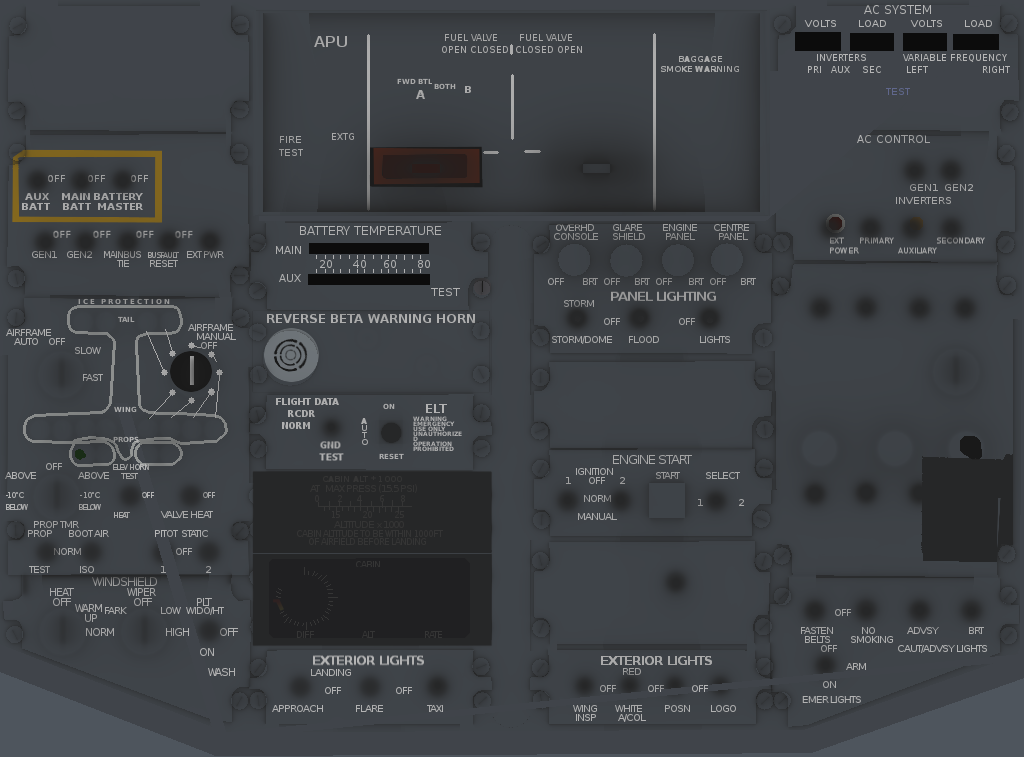
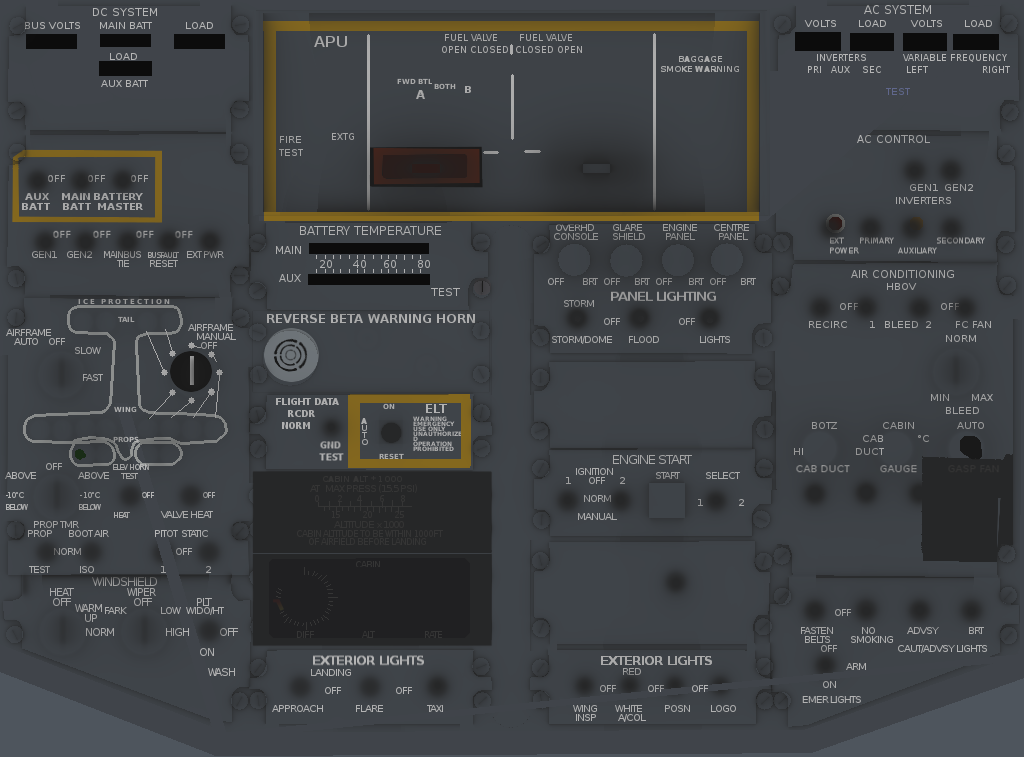
Layer changes from the first 1024 × 757 image to the second:
painted on "text" over [25, 8, 999, 473]
hid "snap025.jpg" over [25, 8, 999, 473]
